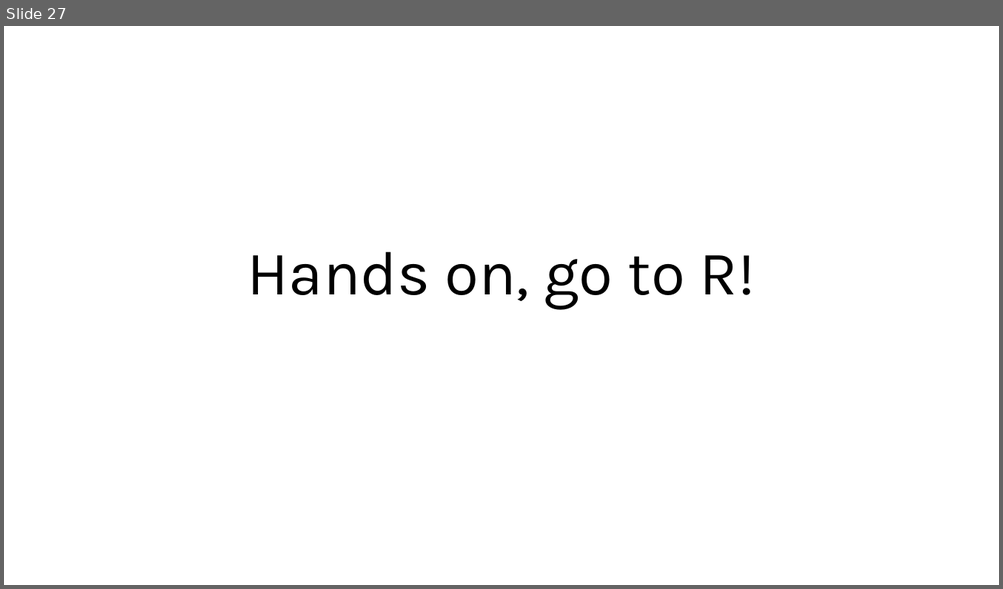
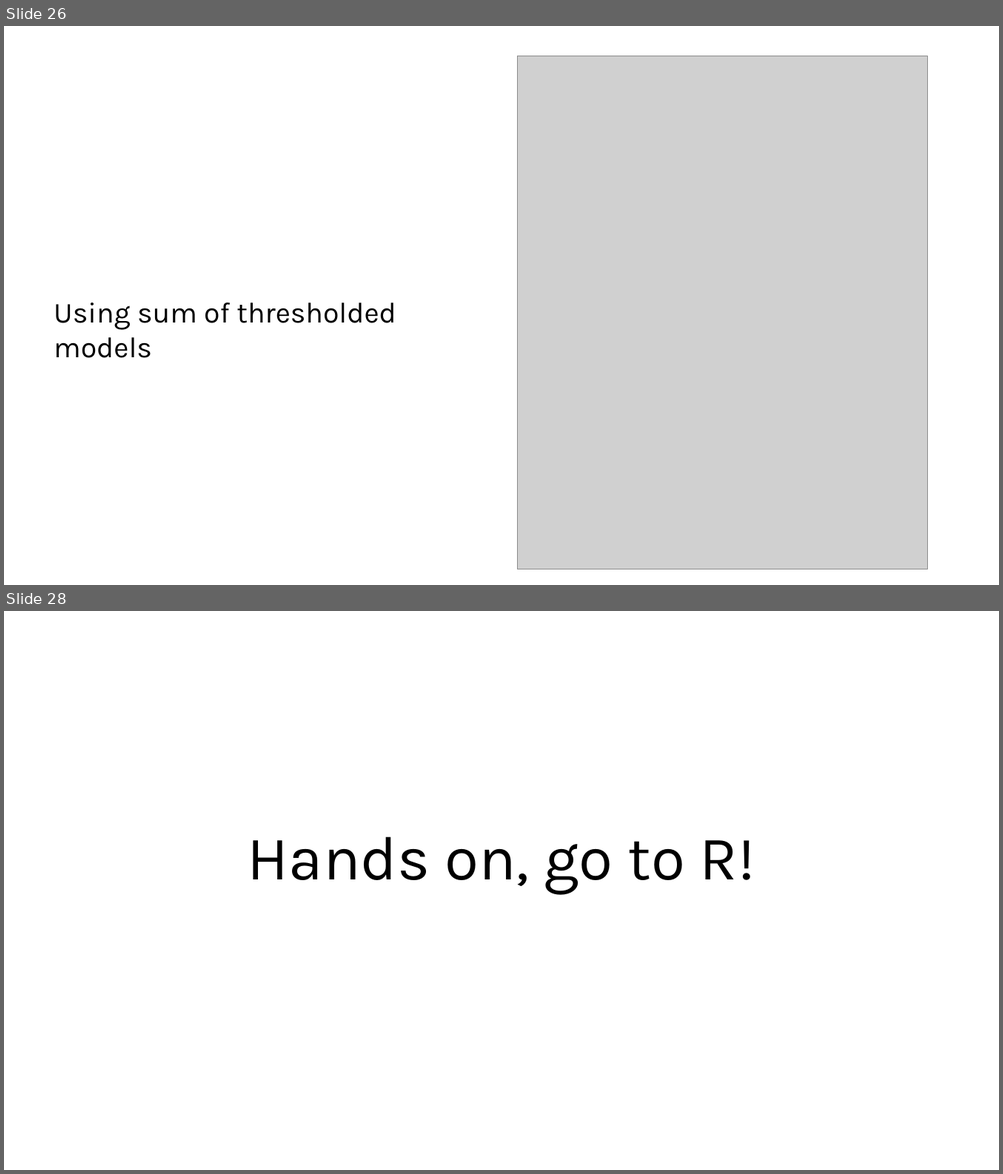
Before and after one commit to ccsosa/SDM_2026_2, a slide deck: 006_ensembles/Ensamblajes.pptx. Shown one above the other, each under a label of ours: slide 27 before the commit, slides 26 and 28 after it; the slides between them are not shown. The pictures are 1003x589 and 1003x1174 pixels, drawn with LibreOffice and Linux fonts; fonts in the diff are those of the drawing; grey boxes stand for pictures. Boxes give left, top, right and bottom in pixels: in the first picture for what was removed or moved away, otherwise in the second. Text is boxed around its words. In the diff, an @@ line names an element or a change of style, - is before the commit and + after.

```diff
--- a/006_ensembles/Ensamblajes.pptx
+++ b/006_ensembles/Ensamblajes.pptx
@@ slide 26 added at [4, 26, 999, 585], background #FFFFFF @@
@@ picture added at [518, 56, 927, 570] @@
@@ text added at [54, 303, 396, 358], 28 pt, text #000000 @@
+Using sum of thresholded models
@@ what was slide 27 is now slide 28 @@
```
Also in this commit, not shown: 1 slide changed, 3 other slides added, 3 slides removed.
